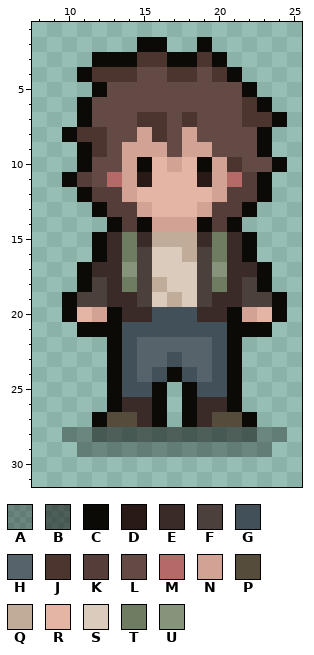
Edited in one commit: pixel-art sprite (src/main/resources/player/idle/idleUp2.png). Above, as it was before the edit.
The file is 32x32 pixels. Colours within 5 levels of each other are drawn and written as one. Shown: x 8..25, y 1..31. The old version is drawn lined up with the new one.
Palette (. is transparent): A #0c0a0750  B #0c0a0787  C #0c0a07  D #291a18  E #3a2b28  F #4c403d  G #425059  H #57636b  J #4c342f  K #553d39  L #634a45  M #b56a68  N #d2a394  P #554c3c  Q #c0ac98  R #e4b5a5  S #dbcbbc  T #6e7d61  U #87947c
Pixels before, first column x 10:
 2 .....CC..C.....
 3 ..CCCJJCCJC....
 4 .CJJJLLJJLJC...
 5 ..CLLLLLLLLLC..
 6 .CLLLLLLLLLLJC.
 7 .CLLLJJLJLLLJJC
 8 CJJLLNJLNLLLLC.
 9 .CJLNNNLNNLLLC.
10 .CLLNCRNRCNJLLC
11 CKLMNDRRRDNMKC.
12 .CKKNRRRRRNKKC.
13 ..CKKNRRRNKKC..
14 ...CKCNNNCKC...
15 ..CETEQQQETEC..
16 ..CETFSSQFTEC..
17 .CEEUFSSSFUEEC.
18 .CFETFQSSFTEFC.
19 CFFEEFSQSFEEFFC
20 CRNCEEGGGEECNRC
21 .CCCGGGGGGGCCC.
22 ...CGHHHHHGC...
23 ...CGHHGHHGC...
24 ...CGHGCGHGC...
25 ...CGGC.CGGC...
26 ...CEEC.CEEC...
27 ..CPPEC.CEPPC..
28 AABBBBBBBBBBBAA
29 .AAAAAAAAAAAAA.
Now the later version:
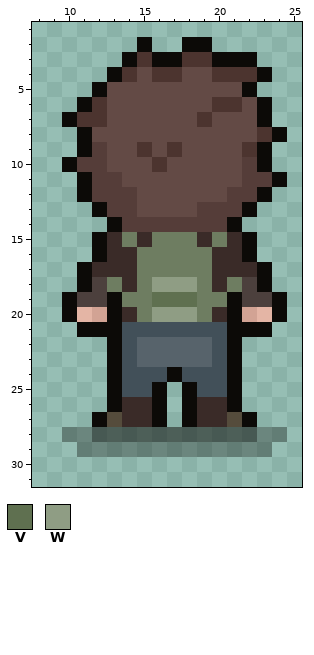
Colours new in this view: V #5f7050  W #8f9d84
The exact change:
whole drawing moved by +1,+0 (the old picture is shown already moved)
Changed rows in their new state; - is an unchanged pixel.
first column x 10:
 2 ------.-C------
 3 --..--C-J--CC--
 4 -..C--J-L--JJC-
 6 --J-------JJL--
 7 CJJ--LL-LJ--LC.
 8 .CL--LL-L----JC
 9 --K-LJLJLL--J--
10 CKK-LLJLLLLLKC.
11 .CKKLLLLLLLL-KC
12 ----KLLLLLL----
13 -----LLLLK-----
14 -----KKKKK-----
15 ------TTT------
16 ----ETTTTTE----
17 ----ETTTTTE----
18 ---TETWWWTET---
19 ---CTTVVVTTC---
20 -----TWWWT-----
23 -------H-------
24 -----G---G-----
27 ----E-----E----
Pixel boxes of the changes (left, top, right, bottom) in both pictures:
changed: (62, 37, 287, 427)
